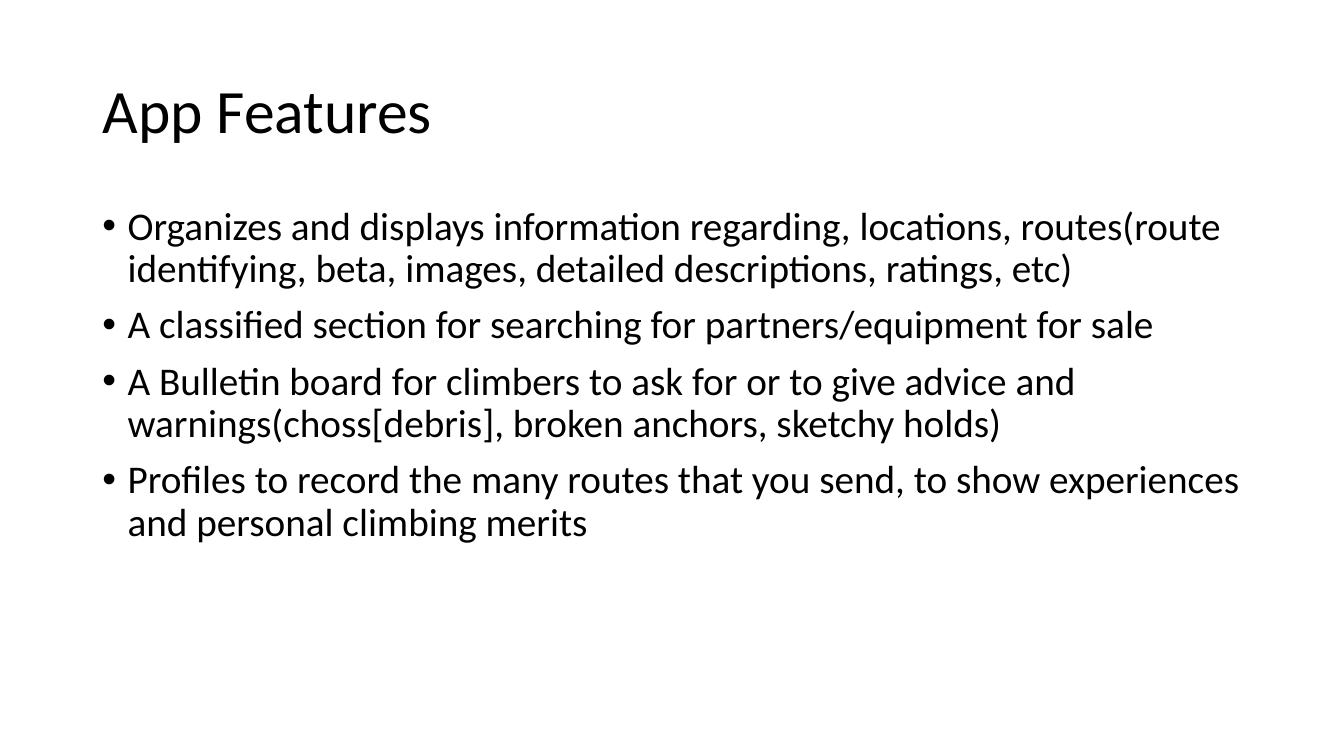
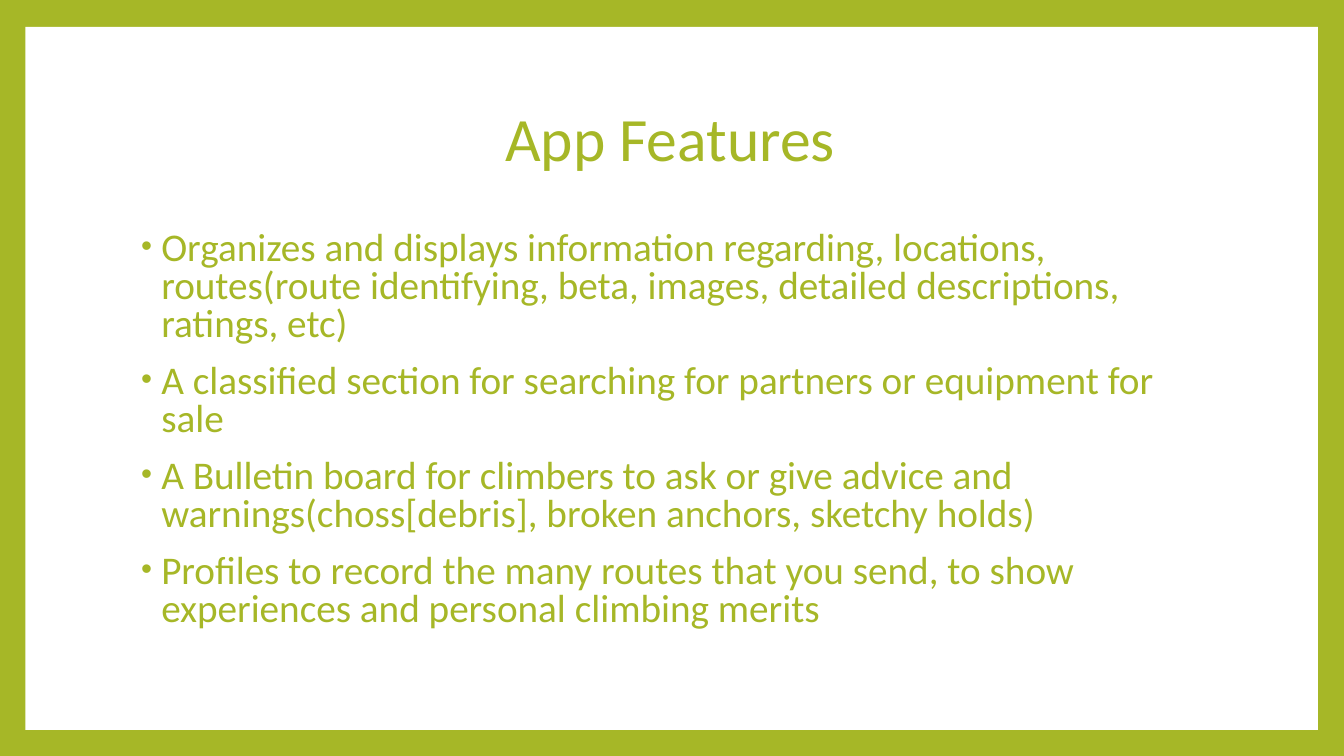
Before and after one commit to gjc129/climbersbetaproposal, a slide deck: slide 4 of climbersbetaproposal.pptx. Drawn at 1344x756 pixels with LibreOffice and Linux fonts; fonts in the diff are those of the drawing. Boxes give left, top, right and bottom in pixels: in the first picture for what was removed or moved away, otherwise in the second. Text is boxed around its words. In the diff, an @@ line names an element or a change of style, - is before the commit and + after.

```diff
--- a/climbersbetaproposal.pptx
+++ b/climbersbetaproposal.pptx
@@ background #FFFFFF to #A6B727 @@
@@ rectangle added at bbox=[25, 27, 1318, 730], fill #FFFFFF @@
@@ title "App Features": place and size @@
-title "App Features" at bbox=[102, 93, 432, 143]
+title "App Features" at bbox=[505, 121, 834, 171]
@@ title "App Features" at bbox=[505, 121, 834, 171]: text colour #000000 to #A6B727; alignment left to centre @@
@@ text "Organizes and displays information regarding, ...": place and size @@
-text "Organizes and displays information regarding, ..." at bbox=[128, 211, 1239, 543]
+text "Organizes and displays information regarding, ..." at bbox=[161, 233, 1153, 629]
@@ text at bbox=[161, 233, 1119, 629]: text colour #000000 to #A6B727 in "Organizes and displays information regarding, locations, rou ...", "Profiles to record the many routes that ..."; indent changed; line spacing 0.9 to 0.8; more space between paragraphs @@
@@ text at bbox=[161, 366, 1153, 534]: text changed; text colour #000000 to #A6B727 @@
-• A classified section for searching for partners/equipment for sale
-• A Bulletin board for climbers to ask for or to give advice and warnings(choss[debris], broken anchors, sketchy holds)
+• A classified section for searching for partners or equipment for sale
+• A Bulletin board for climbers to ask or give advice and warnings(choss[debris], broken anchors, sketchy holds)
```
Also in this commit, not shown: 5 other slides changed, 1 slide added, 1 slide removed.
